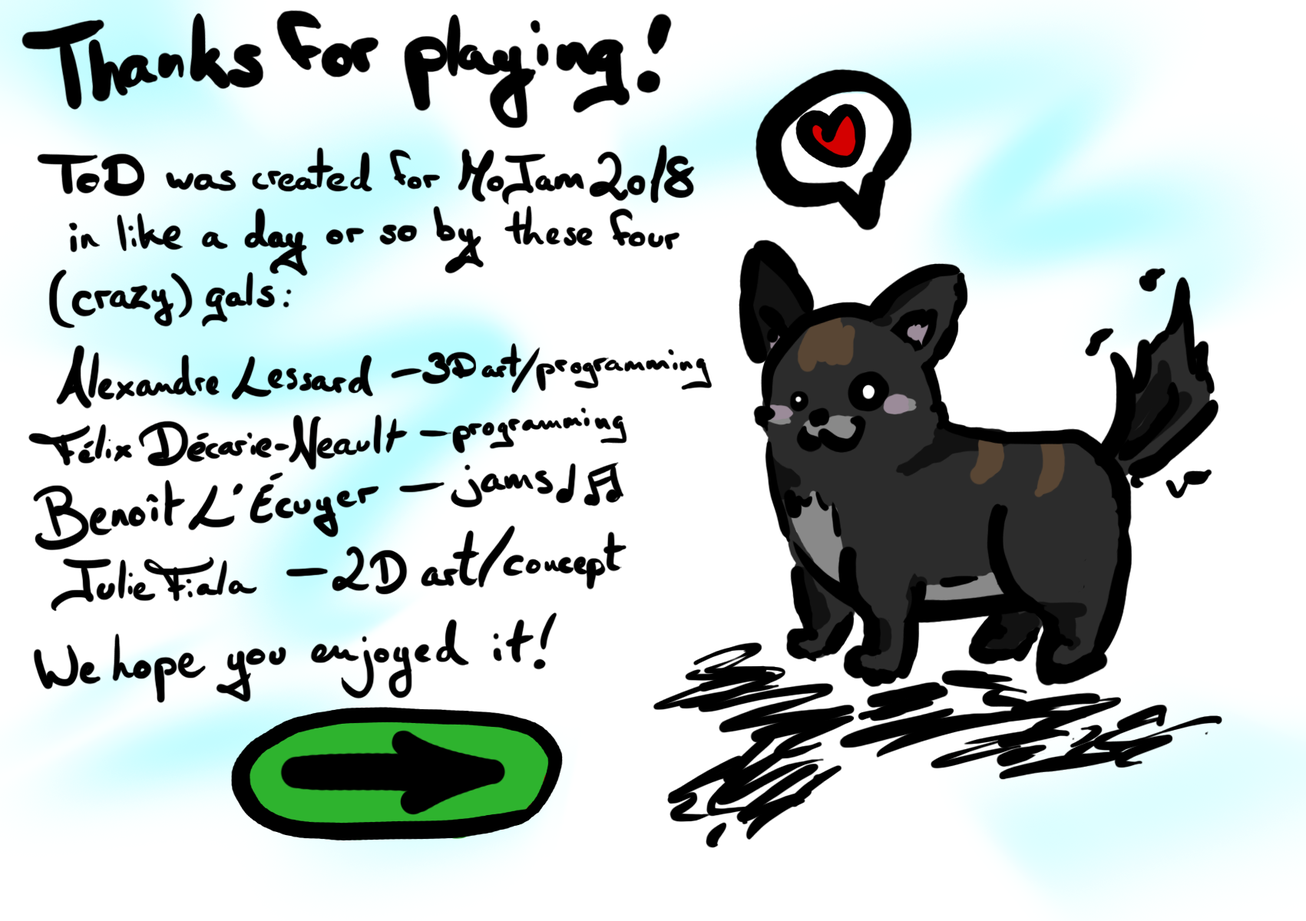
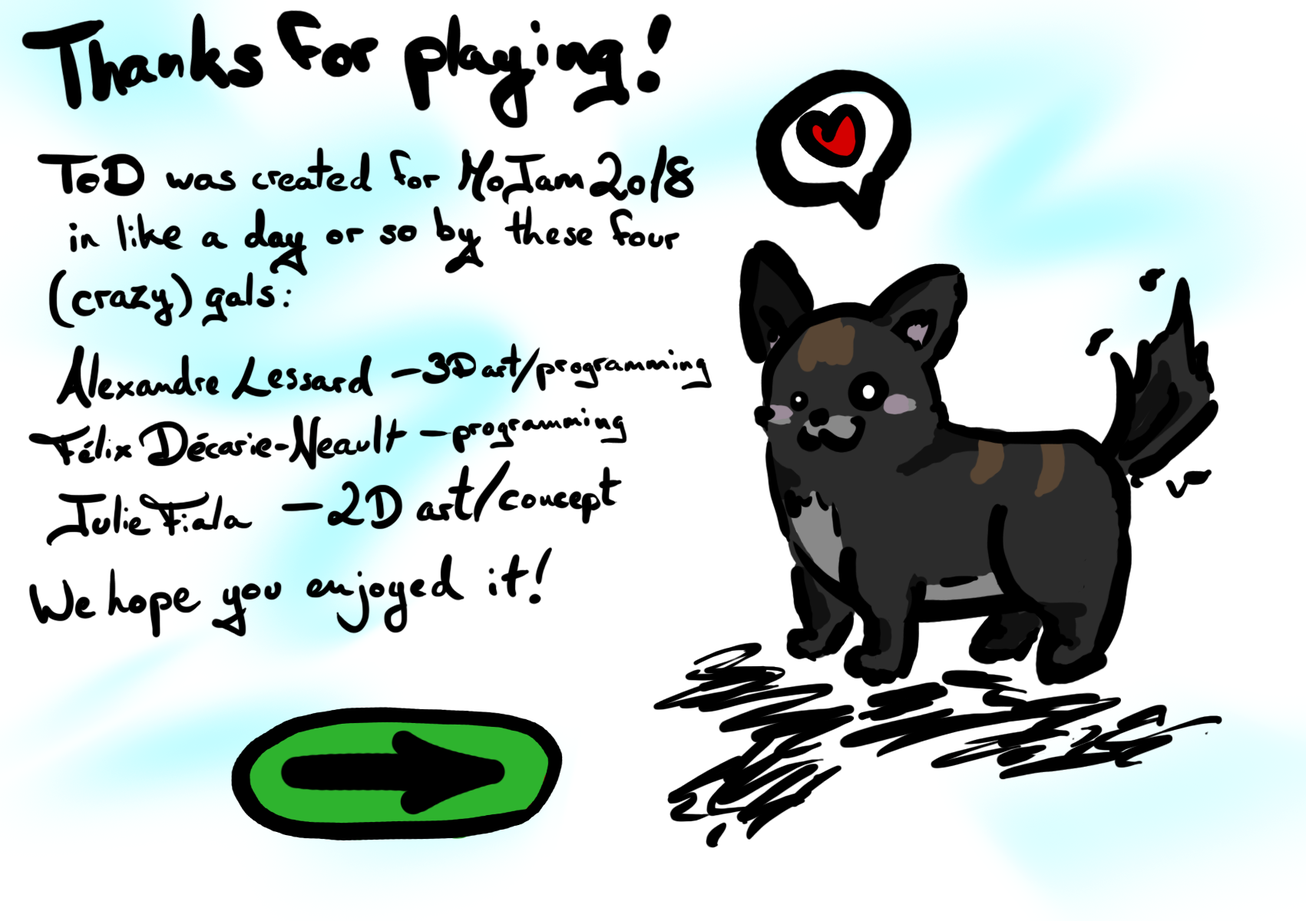
The second w=1306, h=921 image is a revision of the first. Changes to its layers:
painted on "Layer 3" over [28, 459, 628, 705]
